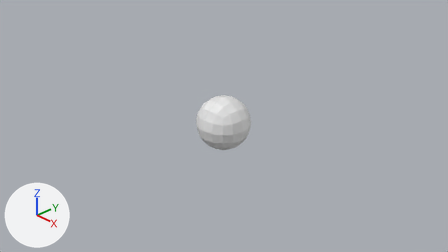
The Blender file Art Backup/RoundCube.blend, before and after one commit.
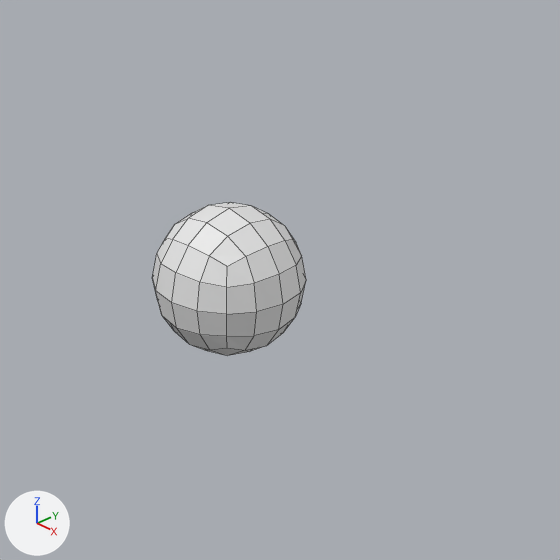
Each version appears first from the file's camera 'Camera', and next in a close-up on the part from 32% to 76% of the width and 9% to 89% of the height. Lighting does not change. The marker at lower left points along +X, +Y and +Z. The close-ups show mesh edges as thin lines.
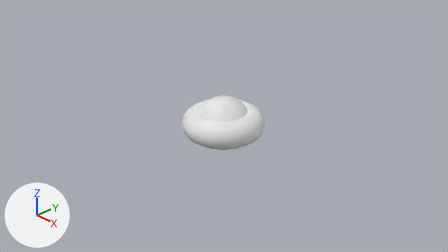
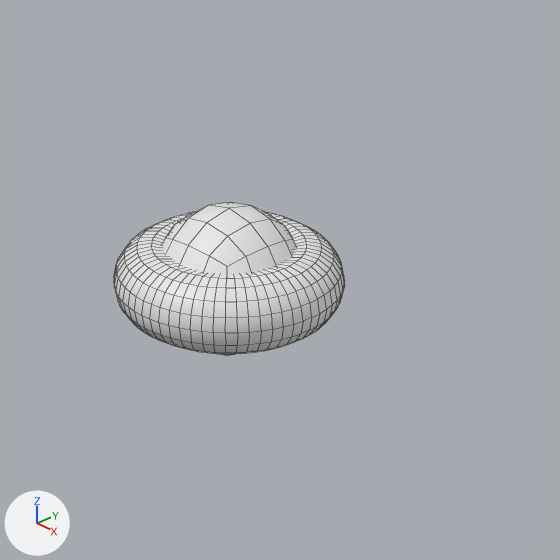
Pixel boxes (x1, y1, x2, y2) of what changed, in the close-ups (560 x 560 px):
'Torus', added
    after: (114, 212, 345, 354)

What changed in the scene script:
```text
Add me_torus:
    me_torus.from_pydata(...)  # a torus around z (ring radius 0.5, tube radius 0.25) spanning x -0.75..0.75, y -0.75..0.75, z -0.25..0.25
    me_torus.polygons.foreach_set('use_smooth', [True] * 1024)
Add ob_torus:
    ob_torus = bpy.data.objects.new('Torus', me_torus)
    ob_torus.location = (0.0, 0.0, 0.0)
```
